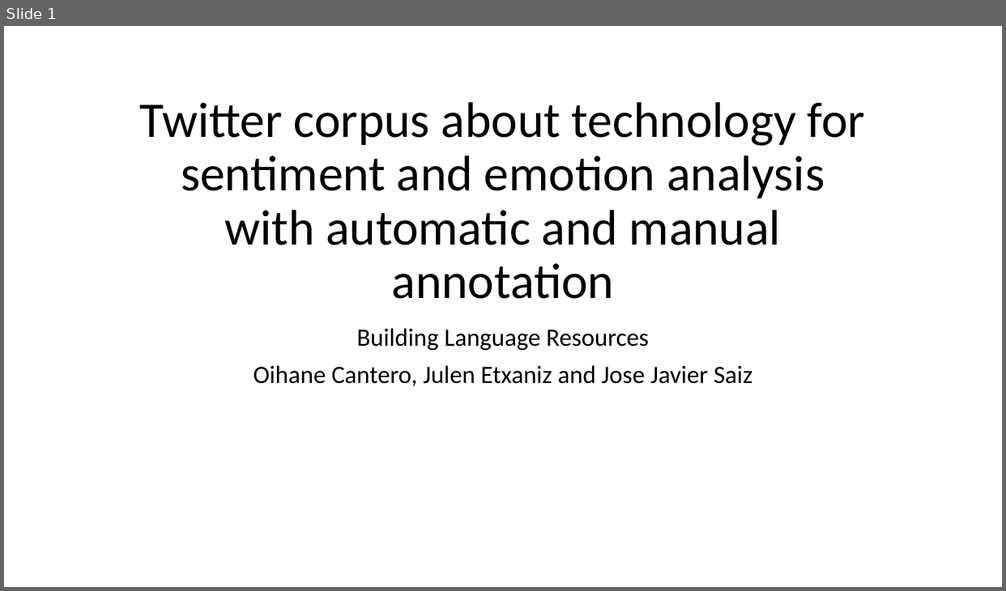
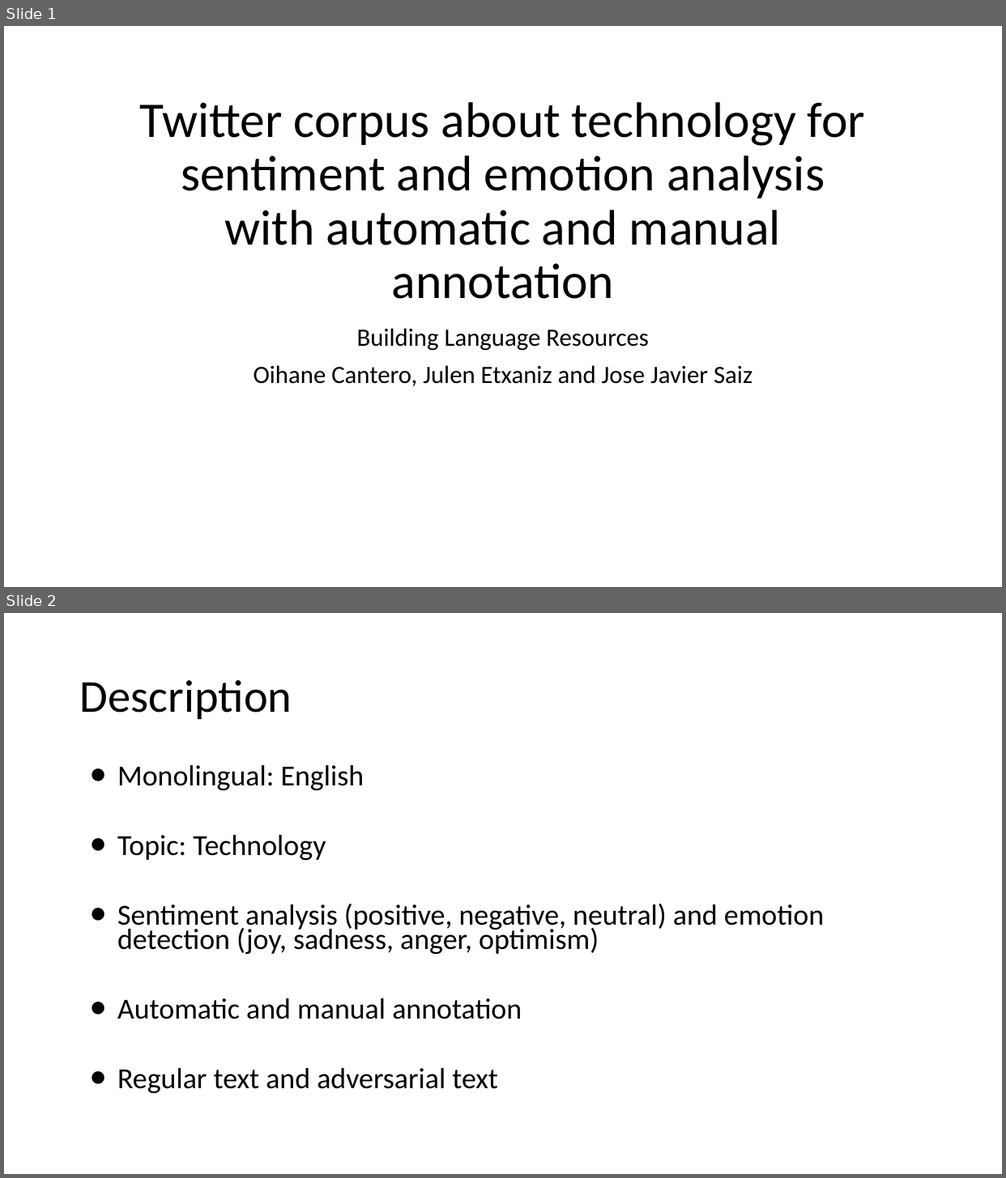
Before and after one commit to juletx/twitter-sentiment-emotion, a slide deck: slides/twitter_sentiment_emotion.pptx. Shown one above the other, each under a label of ours: slide 1 before the commit, slides 1 and 2 after it. The pictures are 1006x591 and 1006x1178 pixels, drawn with LibreOffice and Linux fonts; fonts in the diff are those of the drawing. Boxes give left, top, right and bottom in pixels: in the first picture for what was removed or moved away, otherwise in the second. Text is boxed around its words. In the diff, an @@ line names an element or a change of style, - is before the commit and + after.

```diff
--- a/slides/twitter_sentiment_emotion.pptx
+++ b/slides/twitter_sentiment_emotion.pptx
@@ slide 2 added at (4, 613, 1002, 1174), background #FFFFFF @@
@@ title added at (80, 680, 292, 719), 44 pt, text #000000 @@
+Description
@@ text added at (117, 765, 824, 1093), 28 pt, text #000000 @@
+● Monolingual: English
+● Topic: Technology
+● Sentiment analysis (positive, negative, neutral) and emotion detection (joy, sadness, anger, optimism)
+● Automatic and manual annotation
+● Regular text and adversarial text
```
Also in this commit, not shown: 14 other slides added.
